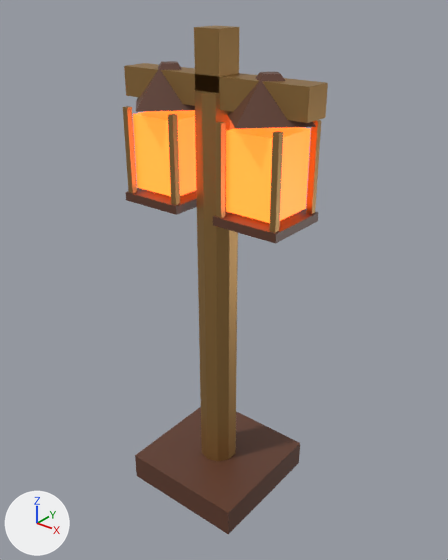
The glTF model godot/a3/lantern_gate.glb, before and after one commit.
Camera for both pictures: a 50 mm lens placed at (2.1, -2.57, 3.06), pointed at (0.02, 0.03, 1.45). Every picture has the same lights, and +X, +Y and +Z are marked at lower left. The picture after the commit comes second. Objects named as collision shapes, trigger or cutter boxes, shadow casters or lower levels of detail are left out. Vertices at exactly the same position are counted once.

The first picture shows 'GateBase', 'GateCrossArm', 'GateFinial', 'GatePost', 'LeftLanternBottom', 'LeftLanternFrame_-0.17_-0.17', 'LeftLanternFrame_0.17_-0.17', 'LeftLanternGlow', 'LeftLanternRoof', 'RightLanternBottom', 'RightLanternFrame_-0.17_-0.17', 'RightLanternFrame_0.17_-0.17', 'RightLanternFrame_0.17_0.17', 'RightLanternGlow', 'RightLanternRoof'.
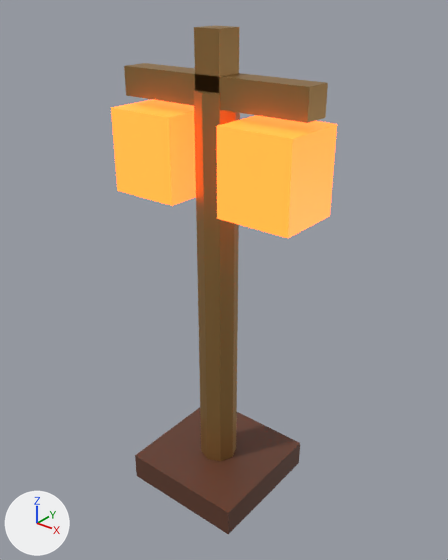
Where the change shows, as pixel boxes [x1, y1, x2, y2] in the pictures (448 x 560 px):
'RightLantern', added (orange): after [217, 115, 337, 238]
'GatePost', reshaped: before [194, 90, 238, 461]; after [194, 90, 240, 461]
'LeftLantern', added (orange): after [111, 100, 196, 206]
'RightLanternGlow', deleted (orange): before [226, 127, 310, 223]
'LeftLanternGlow', deleted (orange): before [133, 110, 196, 196]
'RightLanternRoof', deleted (brown): before [228, 72, 316, 129]
'RightLanternBottom', deleted (brown): before [213, 209, 318, 244]
'LeftLanternRoof', deleted (brown): before [136, 61, 195, 112]
'LeftLanternBottom', deleted: before [125, 188, 197, 215]
'RightLanternFrame_0.17_-0.17', deleted (brown): before [269, 131, 283, 233]
'RightLanternFrame_-0.17_-0.17', deleted (brown): before [216, 122, 226, 218]
'RightLanternFrame_0.17_0.17', deleted (brown): before [306, 120, 321, 214]
'LeftLanternFrame_0.17_-0.17', deleted (brown): before [168, 114, 180, 205]
'LeftLanternFrame_-0.17_-0.17', deleted (brown): before [123, 106, 137, 193]

What the commit changed:
me_cylinder is used by ob_gatepost; location (0.0, 0.0, 1.365).
me_cylinder had 20 vertices, 36 faces and spanned x -0.11..0.11, y -0.12..0.12, z -1.18..1.18.
me_cylinder now has 16 vertices, 28 faces and spans x -0.12..0.12, y -0.12..0.12, z -1.18..1.18.
Part 1, on me_cylinder:
10 vertices are removed from x -0.11..0.11, y -0.1..0.04, z -1.18..1.18.
30 faces are deleted.
6 vertices move from x -0.11..0.11, y 0.04..0.1, z -1.18..1.18 to x -0.12..0.12, y 0.0..0.08, z -1.18..1.18.
6 vertices are added at (0.12, 0.0, 1.18), (0.08, -0.08, -1.18), (0.08, -0.08, 1.18), (-0.08, -0.08, -1.18), (-0.08, -0.08, 1.18), (-0.12, 0.0, 1.18).
22 new faces join them.
Mesh me_cube_004_1 is new.
It is a box spanning x -0.22..0.22, y -0.2..0.2, z -0.24..0.24.
It uses material mat_emberglass (orange #ff9e45, glowing orange #ff6119).
Object 'LeftLanternBottom' (ob_leftlanternbottom) is deleted.
Object 'LeftLanternFrame_0.17_-0.17' (ob_leftlanternframe_0_17__0_17) is deleted.
Object 'LeftLanternFrame_-0.17_-0.17' (ob_leftlanternframe__0_17__0_17) is deleted.
Object 'LeftLanternGlow' (ob_leftlanternglow) is deleted.
Object 'LeftLanternRoof' (ob_leftlanternroof) is deleted.
Object 'RightLanternBottom' (ob_rightlanternbottom) is deleted.
Object 'RightLanternFrame_0.17_0.17' (ob_rightlanternframe_0_17_0_17) is deleted.
Object 'RightLanternFrame_0.17_-0.17' (ob_rightlanternframe_0_17__0_17) is deleted.
Object 'RightLanternFrame_-0.17_-0.17' (ob_rightlanternframe__0_17__0_17) is deleted.
Object 'RightLanternGlow' (ob_rightlanternglow) is deleted.
Object 'RightLanternRoof' (ob_rightlanternroof) is deleted.
Object 'RightLantern' (ob_rightlantern) is new; it shows me_cube_004_1.
Its location is (0.38, 0.0, 2.18).
Object 'LeftLantern' (ob_leftlantern) is new; it shows a copy of me_cube_004_1.
Its location is (-0.38, 0.0, 2.18).
